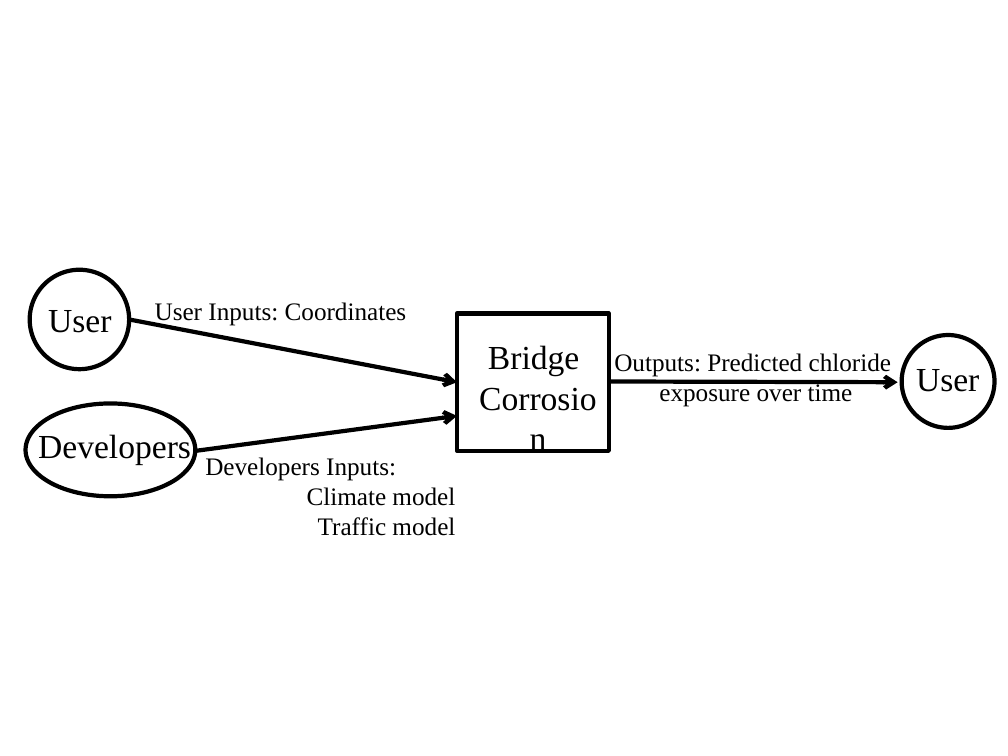
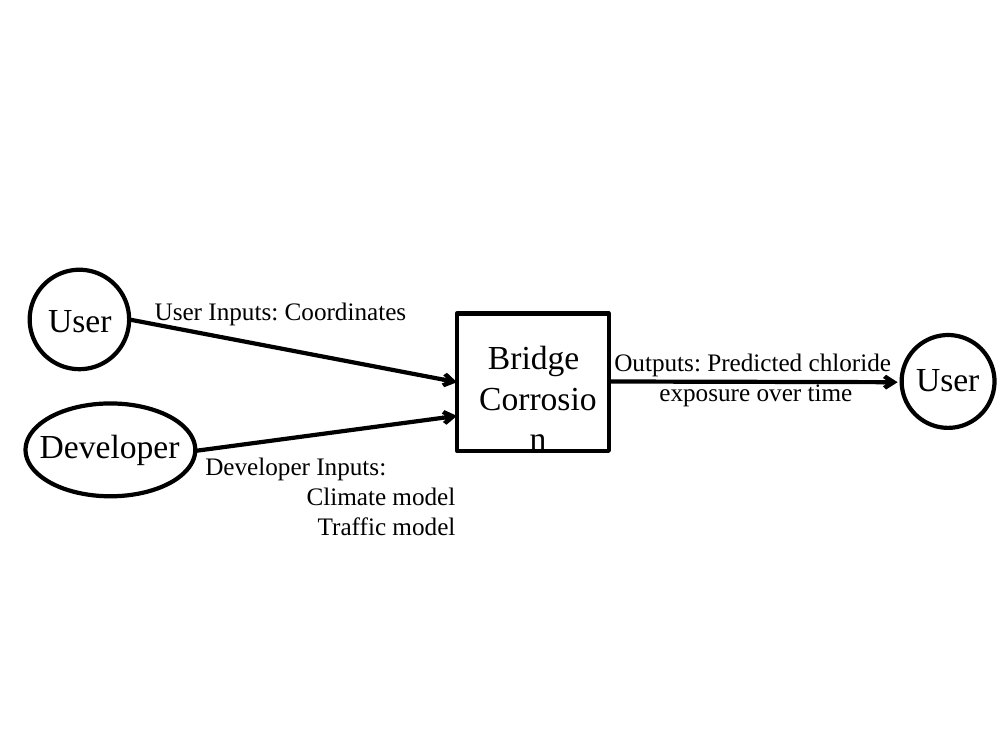
Before and after one commit to CynthiaLiu0805/BridgeChlorideExposurePredictor, a slide deck: slide 1 of docs/SRS/SystemContextFigure.pptx. Drawn at 1008x756 pixels with LibreOffice and Linux fonts; fonts in the diff are those of the drawing. Boxes give left, top, right and bottom in pixels: in the first picture for what was removed or moved away, otherwise in the second. Text is boxed around its words. In the diff, an @@ line names an element or a change of style, - is before the commit and + after.

```diff
--- a/docs/SRS/SystemContextFigure.pptx
+++ b/docs/SRS/SystemContextFigure.pptx
@@ text at (40,434,180,465): text changed @@
-Developers
+Developer
@@ text at (205,457,386,481): text changed @@
-Developers Inputs:
+Developer Inputs:
```
Also in this commit, not shown: 5 other files.
